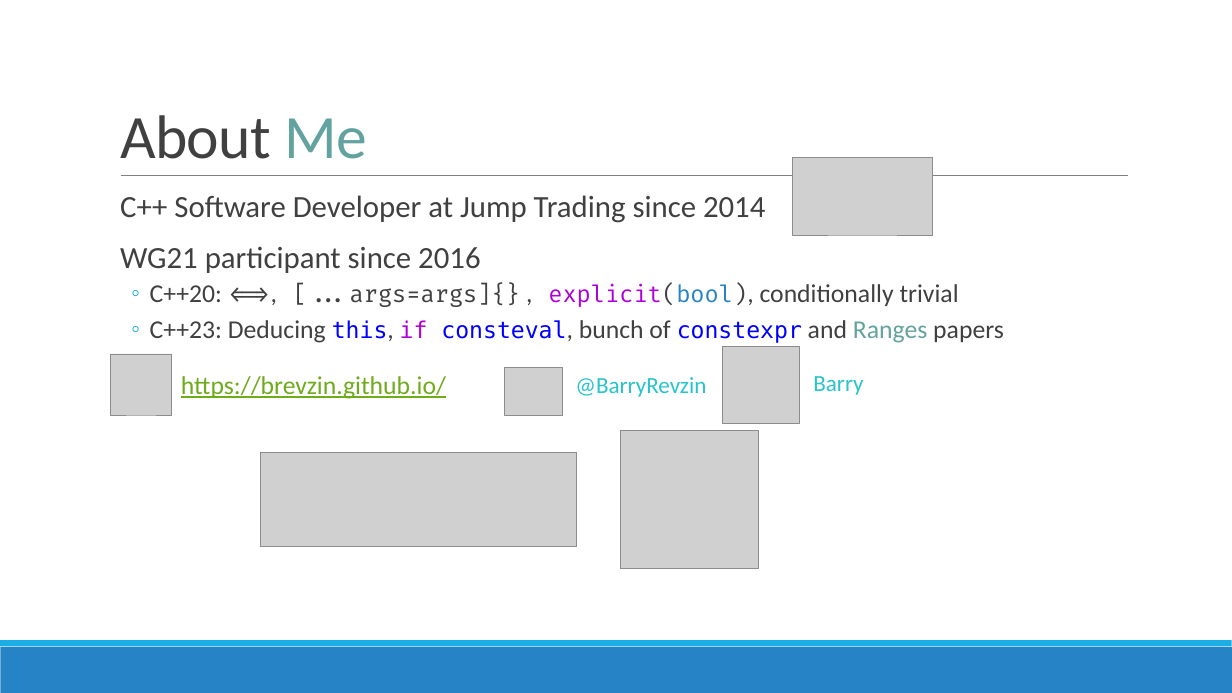
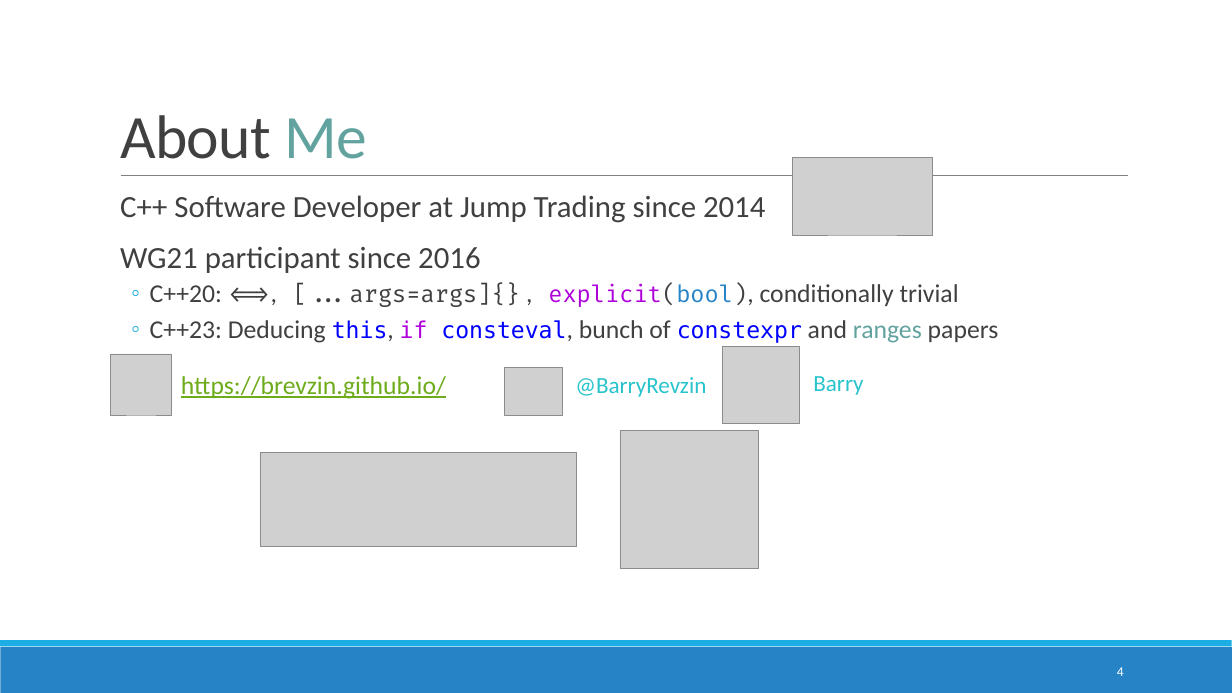
Before and after one commit to brevzin/cpp_proposals, a slide deck: slide 4 of talks/202209_cppcon/The Surprising Complexity of Formatting Ranges.pptx. Drawn at 1232x693 pixels with LibreOffice and Linux fonts; fonts in the diff are those of the drawing; grey boxes stand for pictures. Boxes give left, top, right and bottom in pixels: in the first picture for what was removed or moved away, otherwise in the second. Text is boxed around its words. In the diff, an @@ line names an element or a change of style, - is before the commit and + after.

Commit message:
Updating

```diff
--- a/talks/202209_cppcon/The Surprising Complexity of Formatting Ranges.pptx
+++ b/talks/202209_cppcon/The Surprising Complexity of Formatting Ranges.pptx
@@ text at [150,320,999,343]: text changed @@
-  ◦ C++23: Deducing this, if consteval, bunch of constexpr and Ranges papers
+  ◦ C++23: Deducing this, if consteval, bunch of constexpr and ranges papers
@@ page number added at [1117,667,1124,676], 10.5 pt, text #FFFFFF @@
+4
```
Also in this commit, not shown: 189 other slides changed, 4 slides added, 1 slide removed.
